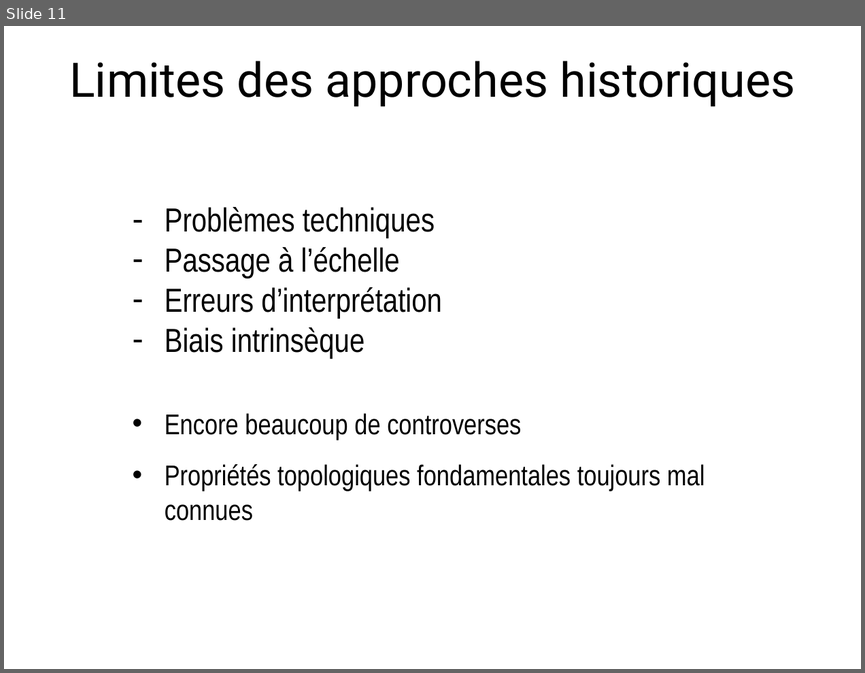
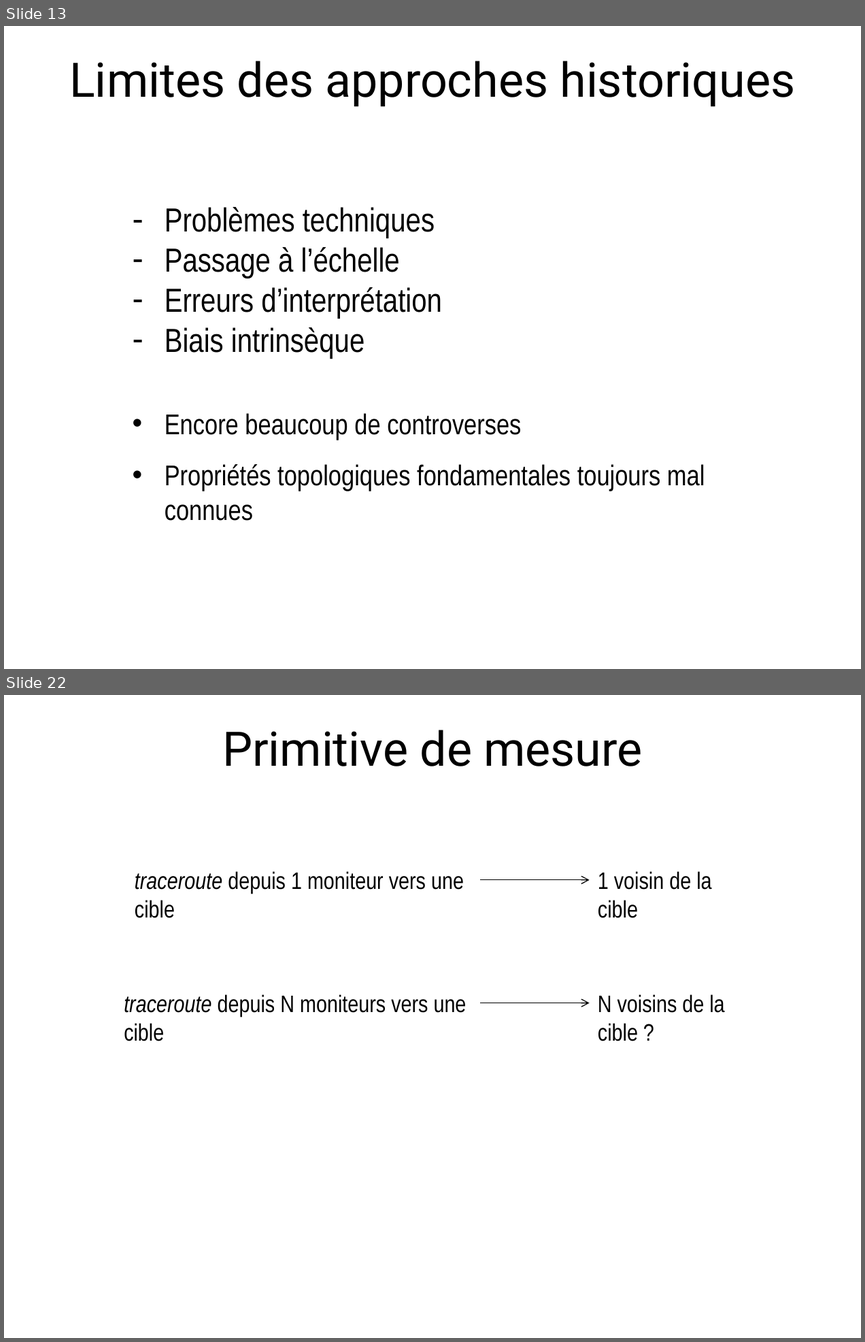
Before and after one commit to elierotenberg/my-thesis, a slide deck: slides.pptx. Shown one above the other, each under a label of ours: slide 11 before the commit, slides 13 and 22 after it; the slides between them are not shown. The pictures are 865x673 and 865x1342 pixels, drawn with LibreOffice and Linux fonts; fonts in the diff are those of the drawing. Boxes give left, top, right and bottom in pixels: in the first picture for what was removed or moved away, otherwise in the second. Text is boxed around its words. In the diff, an @@ line names an element or a change of style, - is before the commit and + after.

```diff
--- a/slides.pptx
+++ b/slides.pptx
@@ slide 22 added at box(4, 695, 861, 1338), background #FFFFFF @@
@@ title added at box(222, 730, 642, 766), 40 pt, text #000000 @@
+Primitive de mesure
@@ text added at box(135, 871, 464, 918), 20 pt, text #000000 @@
+traceroute depuis 1 moniteur vers une cible
@@ text added at box(598, 871, 711, 918), 20 pt, text #000000 @@
+1 voisin de la cible
@@ arrow added from (481, 880) to (589, 880), #000000 0.75 pt @@
@@ text added at box(124, 994, 466, 1041), 20 pt, text #000000 @@
+traceroute depuis N moniteurs vers une cible
@@ text added at box(598, 994, 724, 1041), 20 pt, text #000000 @@
+N voisins de la cible ?
@@ arrow added from (481, 1002) to (589, 1002), #000000 0.75 pt @@
@@ what was slide 11 is now slide 13 @@
```
Also in this commit, not shown: 3 slides changed, 11 other slides added, 7 other files.
